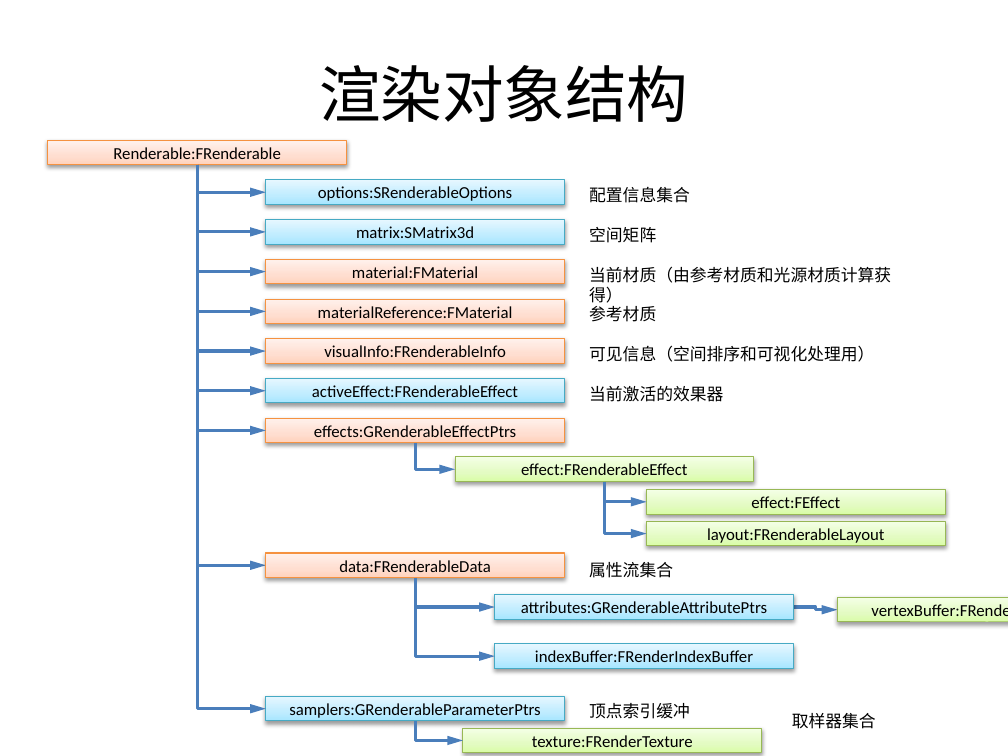
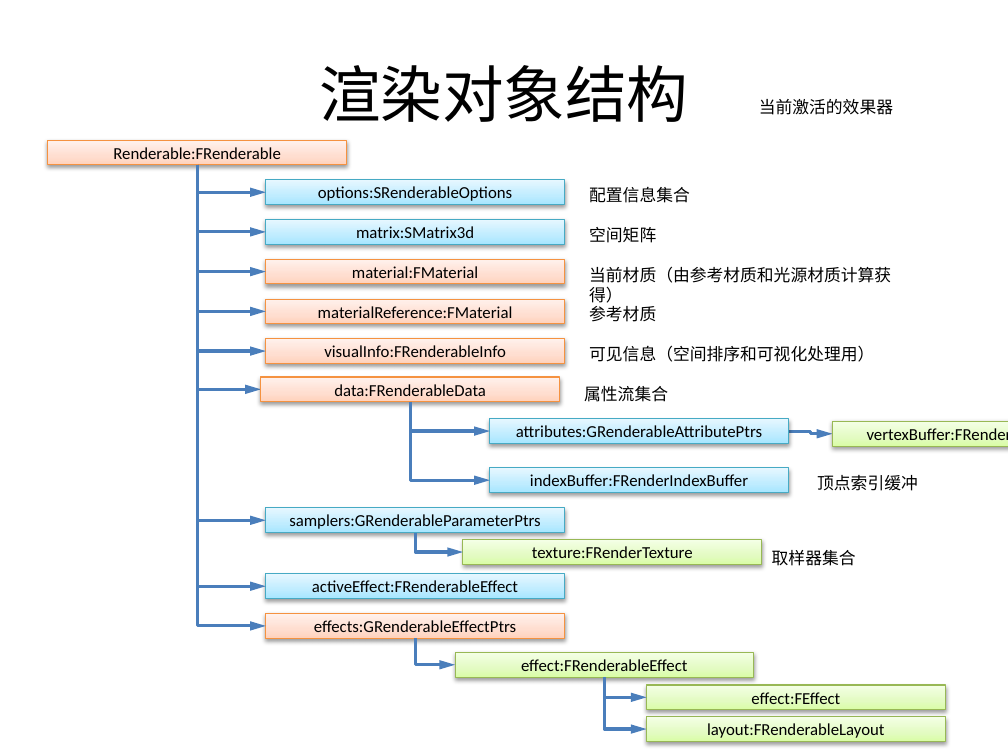
Before and after one commit to favedit/MoCrossOld, a slide deck: slide 8 of Document/渲染系统.pptx. Drawn at 1008x756 pixels with LibreOffice and Linux fonts; fonts in the diff are those of the drawing. Boxes give left, top, right and bottom in pixels: in the first picture for what was removed or moved away, otherwise in the second. Text is boxed around its words. In the diff, an @@ line names an element or a change of style, - is before the commit and + after.

Commit message:
文档修正。

```diff
--- a/Document/渲染系统.pptx
+++ b/Document/渲染系统.pptx
@@ text "当前激活的效果器": place and size @@
-text "当前激活的效果器" at [589,386,723,402]
+text "当前激活的效果器" at [759,99,893,115]
@@ elbow arrow moved from (198, 165) - (266, 709) to (198, 165) - (266, 520) @@
@@ elbow arrow moved from (198, 165) - (266, 430) to (198, 165) - (266, 626) @@
@@ elbow arrow moved from (198, 165) - (266, 391) to (198, 165) - (266, 587) @@
@@ elbow arrow moved from (198, 165) - (266, 565) to (198, 165) - (261, 389) @@
@@ 4 rectangles, 3 elbow arrows, 1 text: place and size @@
-4 rectangles, 3 elbow arrows, 1 text at [266,553,1008,668]
+4 rectangles, 3 elbow arrows, 1 text at [261,377,1008,492]
@@ text "顶点索引缓冲": place and size @@
-text "顶点索引缓冲" at [589,703,690,719]
+text "顶点索引缓冲" at [817,475,918,491]
@@ 2 rectangles, 1 elbow arrow: place and size @@
-2 rectangles, 1 elbow arrow at [266,697,761,752]
+2 rectangles, 1 elbow arrow at [266,508,761,563]
@@ text "取样器集合": place and size @@
-text "取样器集合" at [792,713,876,729]
+text "取样器集合" at [772,550,856,566]
@@ 5 rectangles, 3 elbow arrows: place and size @@
-5 rectangles, 3 elbow arrows at [266,378,944,545]
+5 rectangles, 3 elbow arrows at [266,574,944,741]
```
